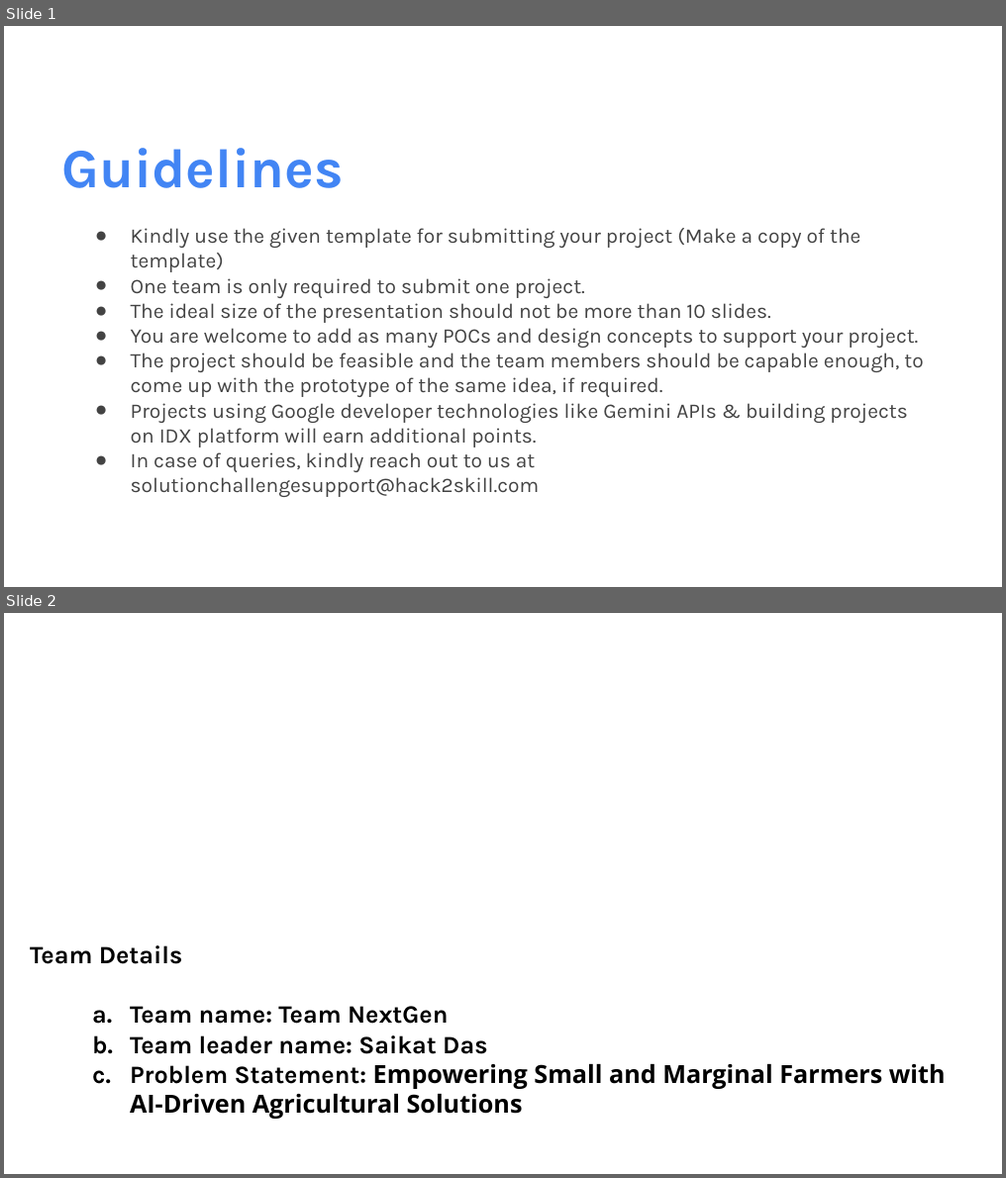
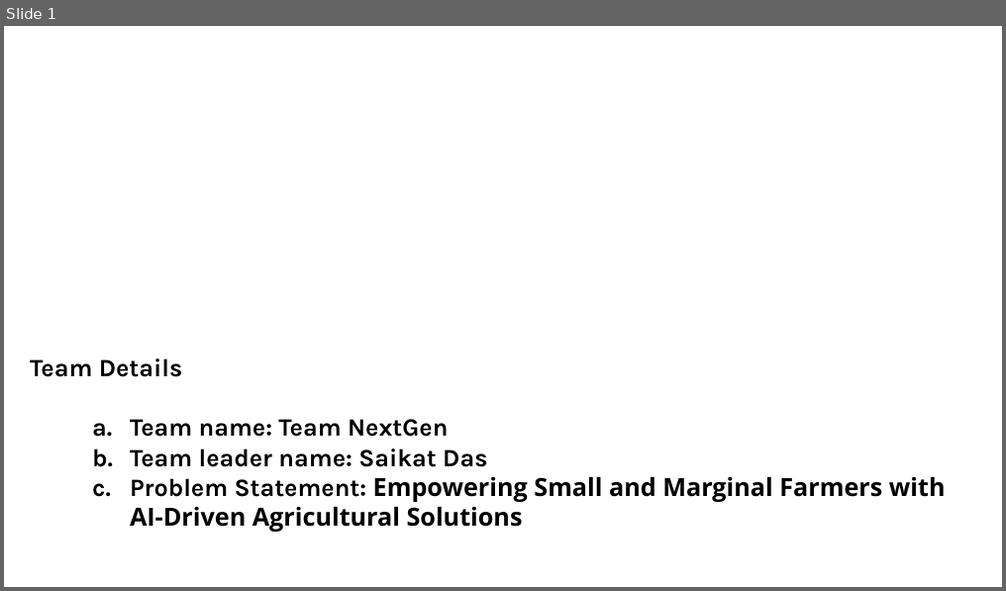
Before and after one commit to SaikatDash/Empowering-Small-and-Marginal-Farmers-with-AI-Driven-Agricultural-Solutions, a slide deck: Solution Challenge _ Project Submission.pptx. Shown one above the other, each under a label of ours: slides 1 and 2 before the commit, slide 1 after it. The pictures are 1006x1178 and 1006x591 pixels, drawn with LibreOffice and Linux fonts; fonts in the diff are those of the drawing; background and template pictures are left out. Boxes give left, top, right and bottom in pixels: in the first picture for what was removed or moved away, otherwise in the second. Text is boxed around its words. In the diff, an @@ line names an element or a change of style, - is before the commit and + after.

```diff
--- a/Solution Challenge _ Project Submission.pptx
+++ b/Solution Challenge _ Project Submission.pptx
@@ slide 1 removed at <box>4,26,1002,587</box>, background picture (left out) @@
@@ text removed at <box>61,148,344,188</box> @@
-Guidelines
@@ text removed at <box>131,228,923,497</box> @@
-● Kindly use the given template for submitting your project (Make a copy of the template)
-● One team is only required to submit one project.
-● The ideal size of the presentation should not be more than 10 slides.
-● You are welcome to add as many POCs and design concepts to support your project.
-● The project should be feasible and the team members should be capable enough, to come up with the prototype of the same idea, if required.
-● Projects using Google developer technologies like Gemini APIs & building projects on IDX platform will earn additional points.
-● In case of queries, kindly reach out to us at solutionchallengesupport@hack2skill.com
@@ what was slide 2 is now slide 1 @@
```
Also in this commit, not shown: 2 slides changed, 3 other files.
